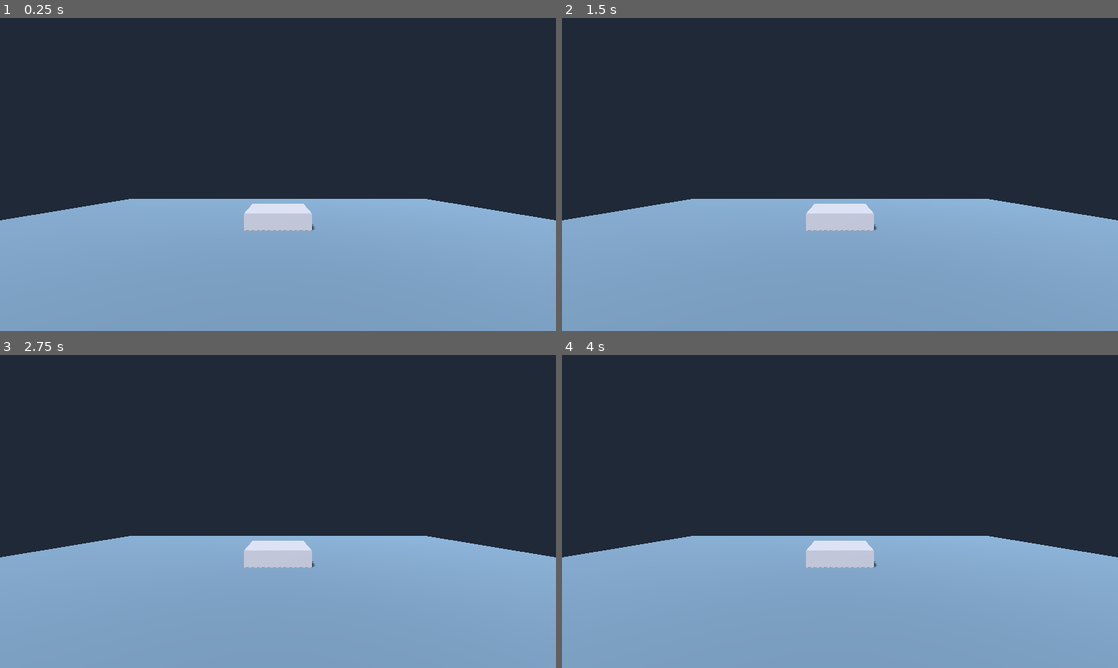
Above: before the commit, frames 1-4 (two rows, left to right).
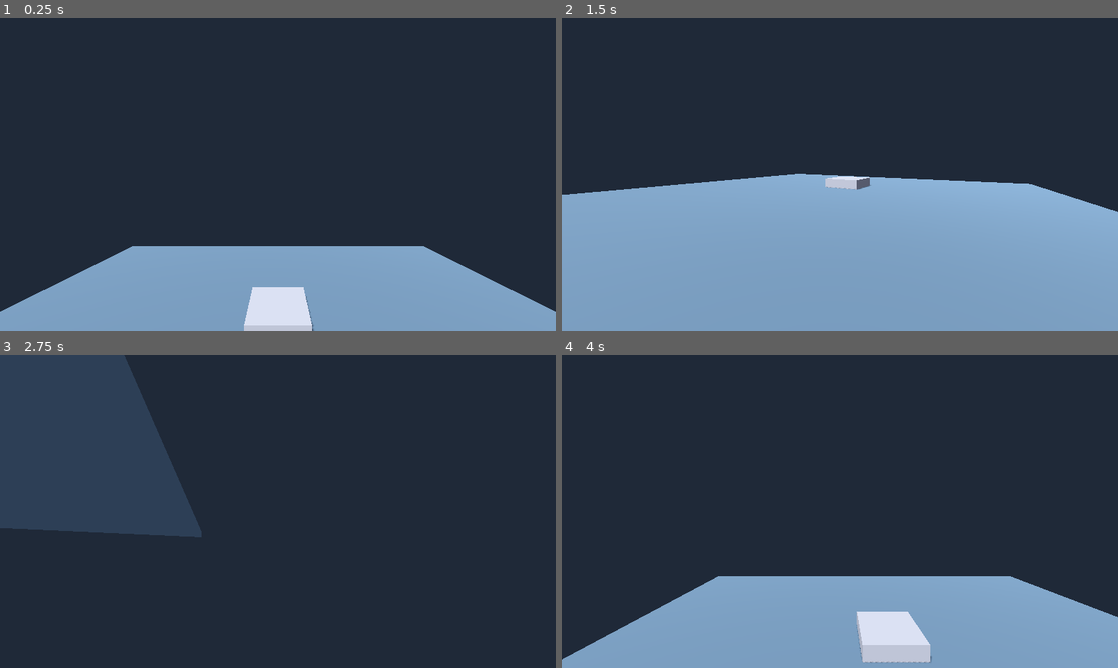
Above: after the commit, the same moments.

Repository: arashx1/Phantom
Game: Godot game, scene res://scenes/main.tscn
The game is run twice, just before and just after one commit, with the same random seed, the same clock (stepped at 60 frames per second) and the same inputs.
Inputs (mouse positions are in pixels of both pictures, inside the frame that each line leads up to):
- Up to frame 1 (0.25 s): no input
- Up to frame 2 (1.5 s): move the mouse to (962, 158) at 0.52 s; hold D (move_right) 0.53-1.28 s; hold Shift (sprint) 0.53-1.28 s; click (962, 158) at 0.67 s; tap Space (jump) at 0.77, 0.8, 1.07, 1.35 s; move the mouse to (728, 190) at 1.27 s; hold S (move_backward) from 1.28 s (still down); click (728, 190) at 1.42 s
- Up to frame 3 (2.75 s): tap Space (jump) at 1.52, 1.82, 2.3 s; tap Shift (sprint) at 1.55 s; move the mouse to (333, 442) at 2.02 s; release S (move_backward) at 2.03 s; hold D (move_right) from 2.03 s (still down); hold Shift (sprint) from 2.03 s (still down); click (333, 442) at 2.17 s
- Up to frame 4 (4 s): move the mouse to (812, 574) at 2.77 s; release D (move_right) at 2.78 s; release Shift (sprint) at 2.78 s; hold W (move_forward) 2.78-3.53 s; tap Shift (sprint) at 2.85 s; click (812, 574) at 2.92 s; tap Space (jump) at 3.02, 3.32, 3.6, 3.77 s; tap Enter at 3.5 s; move the mouse to (1006, 558) at 3.52 s; hold A (move_left) from 3.53 s (still down); click (1006, 558) at 3.67 s

The runs differ from the first frame. In frame 1, 20% of the frame differs, in the area x 0-100%, y 57-100%; in frame 2, 7.3%; in frame 3, 57%, in the area x 0-100%, y 0-100%; in frame 4, 18%.

Commit message:
controller

Diff:
--- a/scenes/tests/movement_test.tscn
+++ b/scenes/tests/movement_test.tscn
@@ -1,6 +1,13 @@
-[gd_scene load_steps=8 format=3]
+[gd_scene format=3 uid="uid://cnbicoo7olqu6"]
 
 [ext_resource type="PackedScene" path="res://scenes/player/player.tscn" id="1"]
+
+[sub_resource type="Environment" id="Environment"]
+background_mode = 1
+background_color = Color(0.12, 0.16, 0.22, 1)
+ambient_light_source = 3
+ambient_light_color = Color(0.8, 0.85, 1, 1)
+ambient_light_energy = 0.6
 
 [sub_resource type="StandardMaterial3D" id="FloorMaterial"]
 albedo_color = Color(0.3, 0.38, 0.43, 1)
@@ -18,39 +25,32 @@
 [sub_resource type="BoxShape3D" id="StepShape"]
 size = Vector3(2, 0.5, 2)
 
-[sub_resource type="Environment" id="Environment"]
-background_mode = 1
-background_color = Color(0.12, 0.16, 0.22, 1)
-ambient_light_source = 3
-ambient_light_color = Color(0.8, 0.85, 1, 1)
-ambient_light_energy = 0.6
+[node name="MovementTest" type="Node3D" unique_id=998982428]
 
-[node name="MovementTest" type="Node3D"]
-
-[node name="WorldEnvironment" type="WorldEnvironment" parent="."]
+[node name="WorldEnvironment" type="WorldEnvironment" parent="." unique_id=770300574]
 environment = SubResource("Environment")
 
-[node name="Sun" type="DirectionalLight3D" parent="."]
-rotation_degrees = Vector3(-55, -30, 0)
+[node name="Sun" type="DirectionalLight3D" parent="." unique_id=1907446]
+transform = Transform3D(0.8660254, 0.40957603, -0.28678823, 0, 0.57357645, 0.81915206, 0.5, -0.7094065, 0.49673176, 0, 0, 0)
 shadow_enabled = true
 
-[node name="Floor" type="StaticBody3D" parent="."]
-position = Vector3(0, -0.25, 0)
+[node name="Floor" type="StaticBody3D" parent="." unique_id=556943406]
+transform = Transform3D(1, 0, 0, 0, 1, 0, 0, 0, 1, 0, -0.25, 0)
 
-[node name="MeshInstance3D" type="MeshInstance3D" parent="Floor"]
+[node name="MeshInstance3D" type="MeshInstance3D" parent="Floor" unique_id=1766278574]
 mesh = SubResource("FloorMesh")
 
-[node name="CollisionShape3D" type="CollisionShape3D" parent="Floor"]
+[node name="CollisionShape3D" type="CollisionShape3D" parent="Floor" unique_id=1683561910]
 shape = SubResource("FloorShape")
 
-[node name="Step" type="StaticBody3D" parent="."]
-position = Vector3(0, 0.25, -3)
+[node name="Step" type="StaticBody3D" parent="." unique_id=94735691]
+transform = Transform3D(1, 0, 0, 0, 1, 0, 0, 0, 1, 0, 0.25, -3)
 
-[node name="MeshInstance3D" type="MeshInstance3D" parent="Step"]
+[node name="MeshInstance3D" type="MeshInstance3D" parent="Step" unique_id=1951183601]
 mesh = SubResource("StepMesh")
 
-[node name="CollisionShape3D" type="CollisionShape3D" parent="Step"]
+[node name="CollisionShape3D" type="CollisionShape3D" parent="Step" unique_id=1039845748]
 shape = SubResource("StepShape")
 
-[node name="Player" parent="." instance=ExtResource("1")]
-position = Vector3(0, 0.05, 4)
+[node name="Player" parent="." unique_id=1654752896 instance=ExtResource("1")]
+transform = Transform3D(1, 0, 0, 0, 1, 0, 0, 0, 1, 0, 4, 4)
--- a/scripts/player/player_controller.gd
+++ b/scripts/player/player_controller.gd
@@ -1 +1,77 @@
 extends CharacterBody3D
+
+@export var walk_speed: float = 5.0
+@export var sprint_speed: float = 8.0
+@export var jump_speed: float = 7.0
+@export var gravity_strength: float = 20.0
+@export var mouse_sensitivity: float = 0.002
+
+@onready var head: Node3D = $Head
+
+var previous_movement := Vector2.ZERO
+
+
+func _ready() -> void:
+	Input.mouse_mode = Input.MOUSE_MODE_CAPTURED
+	print("Player controller started")
+
+
+func _unhandled_input(event: InputEvent) -> void:
+	if event.is_action_pressed("pause"):
+		Input.mouse_mode = Input.MOUSE_MODE_VISIBLE
+
+	if event is InputEventMouseButton:
+		if event.pressed and event.button_index == MOUSE_BUTTON_LEFT:
+			Input.mouse_mode = Input.MOUSE_MODE_CAPTURED
+
+	if event is InputEventMouseMotion:
+		if Input.mouse_mode == Input.MOUSE_MODE_CAPTURED:
+			rotate_y(-event.relative.x * mouse_sensitivity)
+			head.rotate_x(-event.relative.y * mouse_sensitivity)
+			head.rotation.x = clampf(
+				head.rotation.x,
+				deg_to_rad(-85.0),
+				deg_to_rad(85.0)
+			)
+
+
+func _physics_process(delta: float) -> void:
+	if not is_on_floor():
+		velocity.y -= gravity_strength * delta
+
+	var movement := Input.get_vector(
+		"move_left",
+		"move_right",
+		"move_forward",
+		"move_backward"
+	)
+
+	# Print only when movement input changes.
+	if movement != previous_movement:
+		print("Movement input: ", movement)
+		previous_movement = movement
+
+	if Input.mouse_mode == Input.MOUSE_MODE_CAPTURED:
+		var direction := global_transform.basis * Vector3(
+			movement.x,
+			0.0,
+			movement.y
+		)
+
+		var speed := walk_speed
+		if Input.is_action_pressed("sprint"):
+			speed = sprint_speed
+
+		velocity.x = direction.x * speed
+		velocity.z = direction.z * speed
+
+		if Input.is_action_just_pressed("jump") and is_on_floor():
+			velocity.y = jump_speed
+	else:
+		velocity.x = 0.0
+		velocity.z = 0.0
+
+	move_and_slide()
+
+	if global_position.y < -30.0:
+		get_tree().reload_current_scene()
Not shown, added: scenes/tests/movement_test.tscn84224527.tmp
